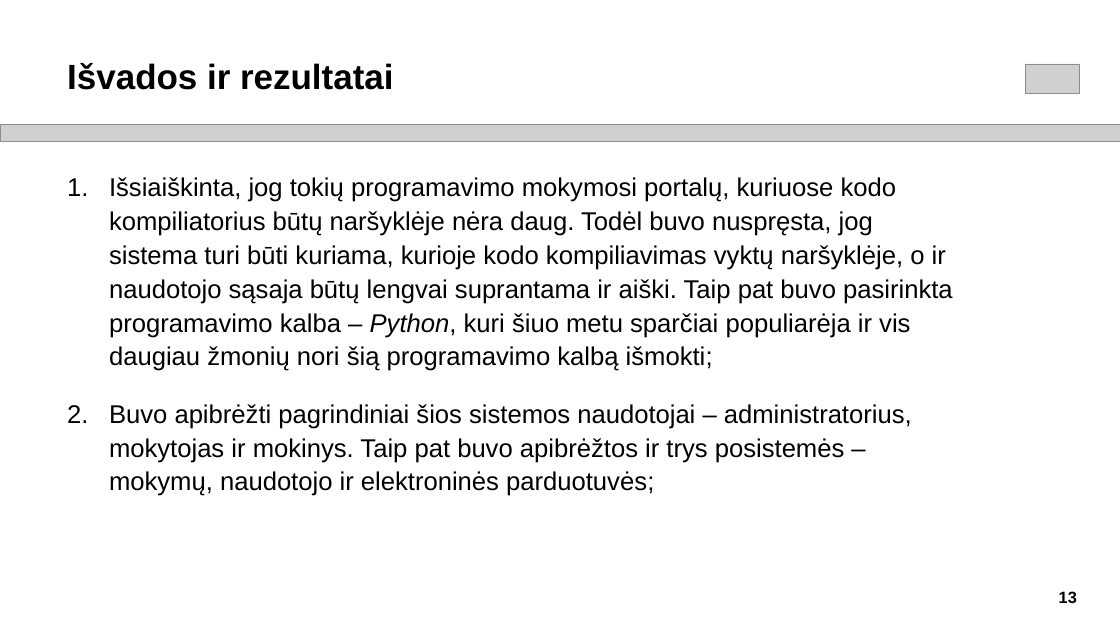
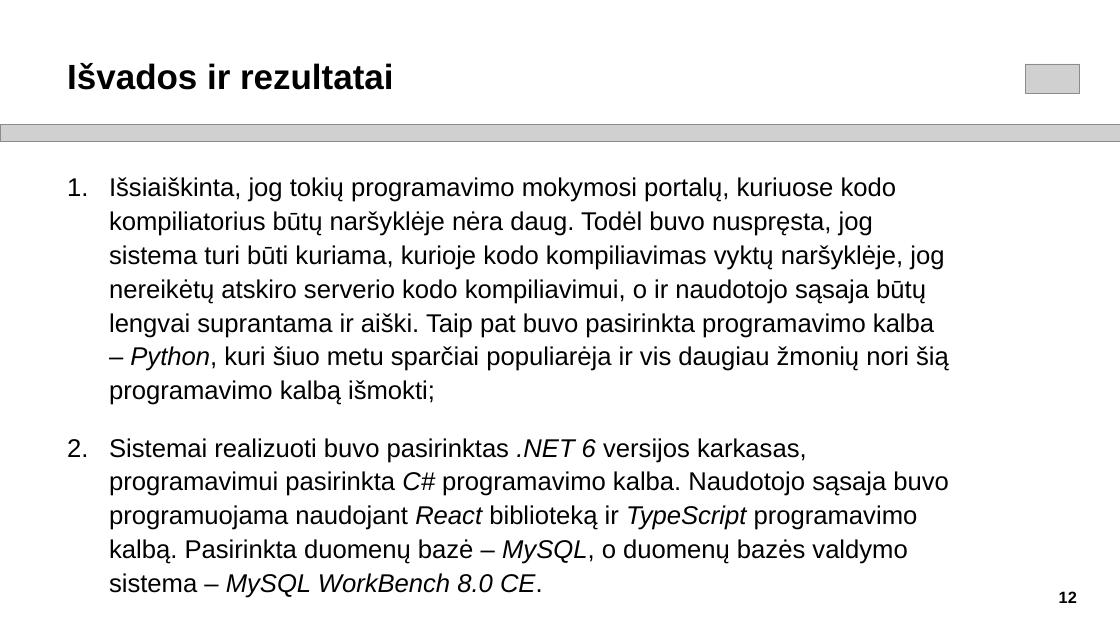
Before and after one commit to siciovas/Bachelors-Project-2023, a slide deck: slide 12 of Rokas_Sičiovas_Pristatymas.pptx (slide 13 before the commit). Drawn at 1120x630 pixels with LibreOffice and Linux fonts; fonts in the diff are those of the drawing; grey boxes stand for pictures. Boxes give left, top, right and bottom in pixels: in the first picture for what was removed or moved away, otherwise in the second. Text is boxed around its words. In the diff, an @@ line names an element or a change of style, - is before the commit and + after.

```diff
--- a/Rokas_Sičiovas_Pristatymas.pptx
+++ b/Rokas_Sičiovas_Pristatymas.pptx
@@ text at <box>109,177,949,598</box>: text changed @@
-1. Išsiaiškinta, jog tokių programavimo mokymosi portalų, kuriuose kodo kompiliatorius būtų naršyklėje nėra daug. Todėl buvo nuspręsta, jog sistema turi būti kuriama, kurioje kodo kompiliavimas vyktų naršyklėje, o ir naudotojo sąsaja būtų lengvai suprantama ir aiški. Taip pat buvo pasirinkta programavimo kalba – Python, kuri šiuo metu sparčiai populiarėja ir vis daugiau žmonių nori šią programavimo kalbą išmokti;
-2. Buvo apibrėžti pagrindiniai šios sistemos naudotojai – administratorius, mokytojas ir mokinys. Taip pat buvo apibrėžtos ir trys posistemės – mokymų, naudotojo ir elektroninės parduotuvės;
+1. Išsiaiškinta, jog tokių programavimo mokymosi portalų, kuriuose kodo kompiliatorius būtų naršyklėje nėra daug. Todėl buvo nuspręsta, jog sistema turi būti kuriama, kurioje kodo kompiliavimas vyktų naršyklėje, jog nereikėtų atskiro serverio kodo kompiliavimui, o ir naudotojo sąsaja būtų lengvai suprantama ir aiški. Taip pat buvo pasirinkta programavimo kalba – Python, kuri šiuo metu sparčiai populiarėja ir vis daugiau žmonių nori šią programavimo kalbą išmokti;
+2. Sistemai realizuoti buvo pasirinktas .NET 6 versijos karkasas, programavimui pasirinkta C# programavimo kalba. Naudotojo sąsaja buvo programuojama naudojant React biblioteką ir TypeScript programavimo kalbą. Pasirinkta duomenų bazė – MySQL, o duomenų bazės valdymo sistema – MySQL WorkBench 8.0 CE.
@@ page number at <box>1059,591,1077,603</box>: text changed @@
-13
+12
```
Also in this commit, not shown: 3 other slides changed, 1 slide removed, 9 other files.
